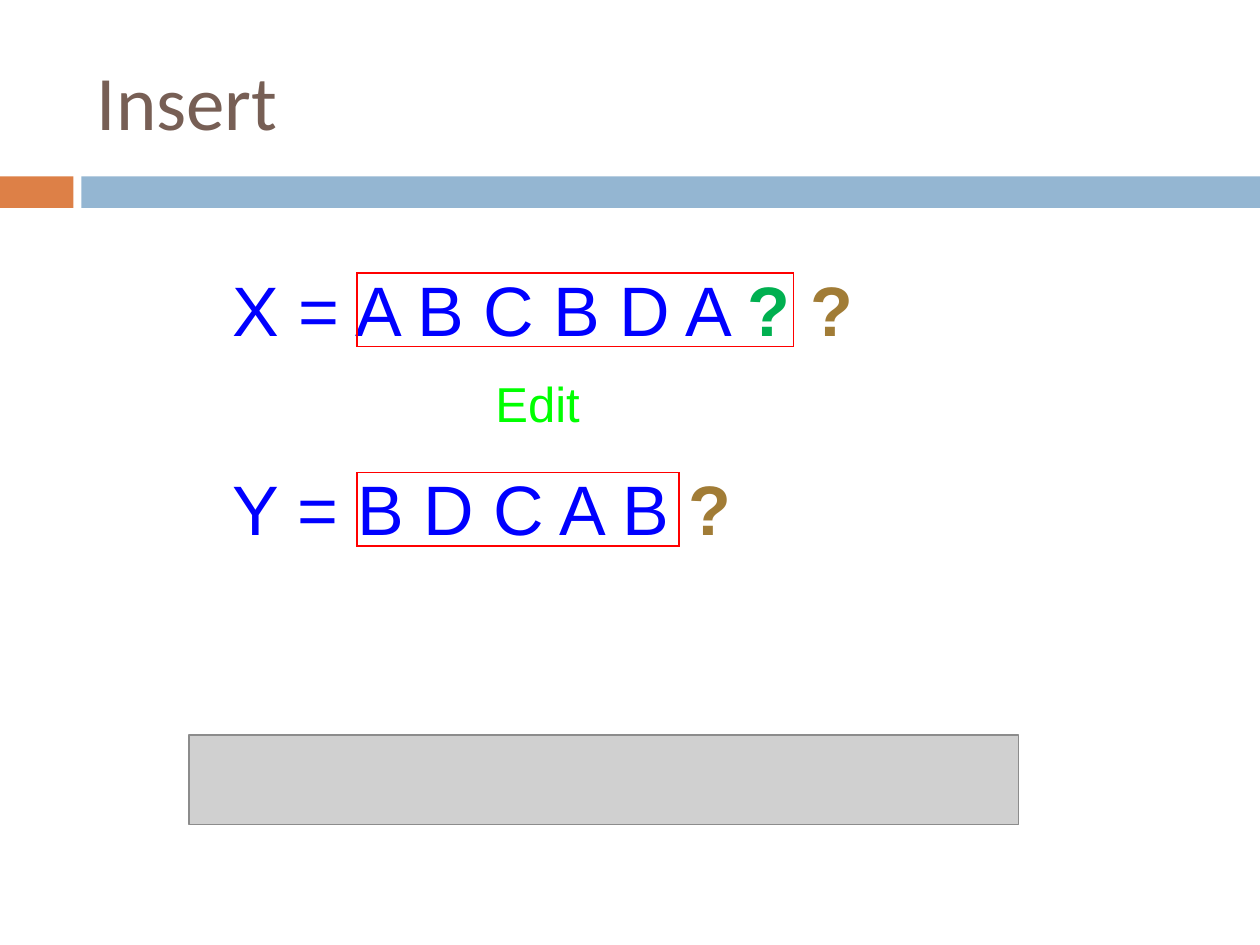
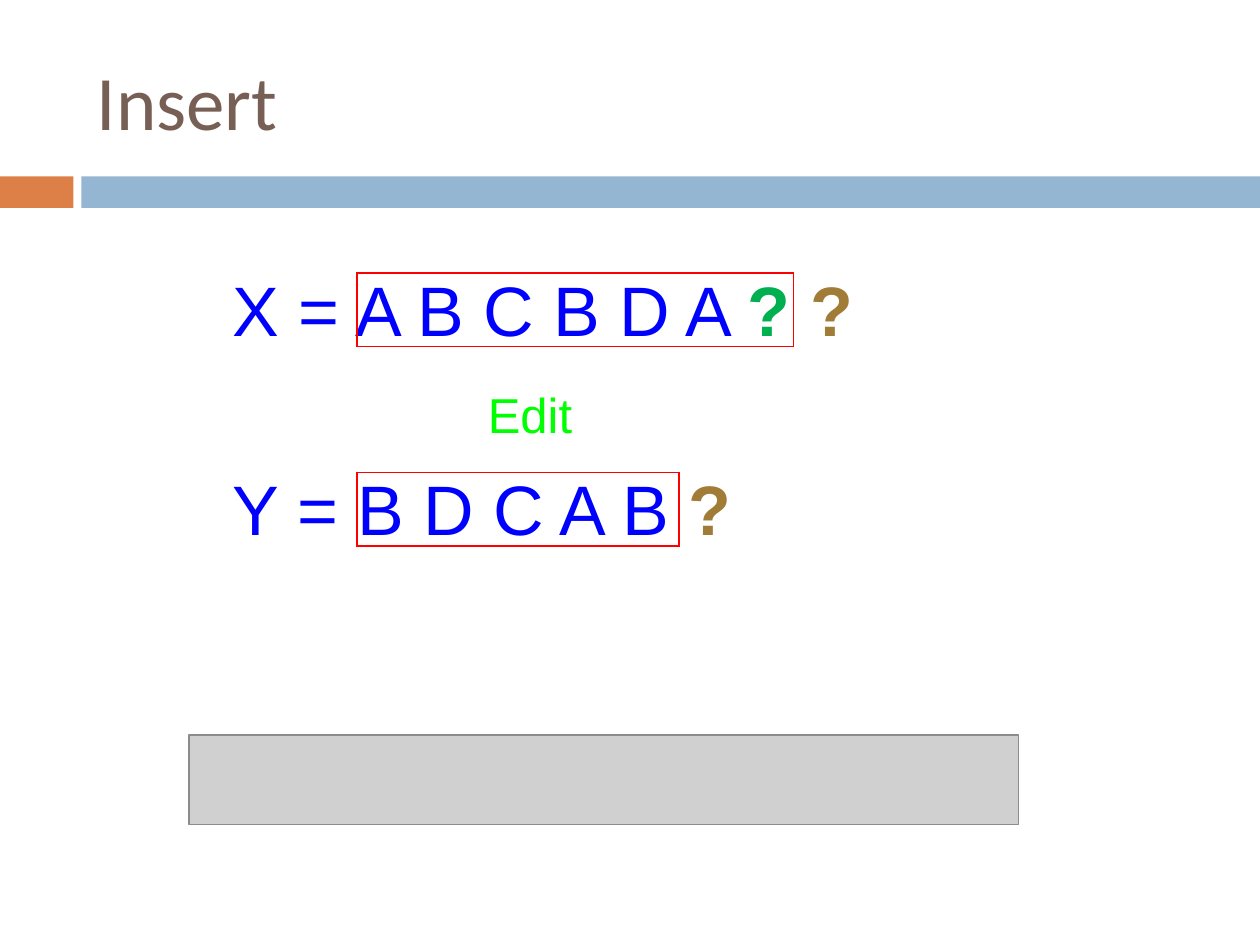
Before and after one commit to Collins-kariuk/Algorithms, a slide deck: slide 87 of Lectures/Lecture 12_Dynamic Programming_Even More Fun!.pptx. Drawn at 1260x945 pixels with LibreOffice and Linux fonts; fonts in the diff are those of the drawing; grey boxes stand for pictures. Boxes give left, top, right and bottom in pixels: in the first picture for what was removed or moved away, otherwise in the second. Text is boxed around its words. In the diff, an @@ line names an element or a change of style, - is before the commit and + after.

```diff
--- a/Lectures/Lecture 12_Dynamic Programming_Even More Fun!.pptx
+++ b/Lectures/Lecture 12_Dynamic Programming_Even More Fun!.pptx
@@ text "Edit": place and size @@
-text "Edit" at (495,386,579,423)
+text "Edit" at (488,397,572,434)
```
Also in this commit, not shown: 6 other slides changed.
